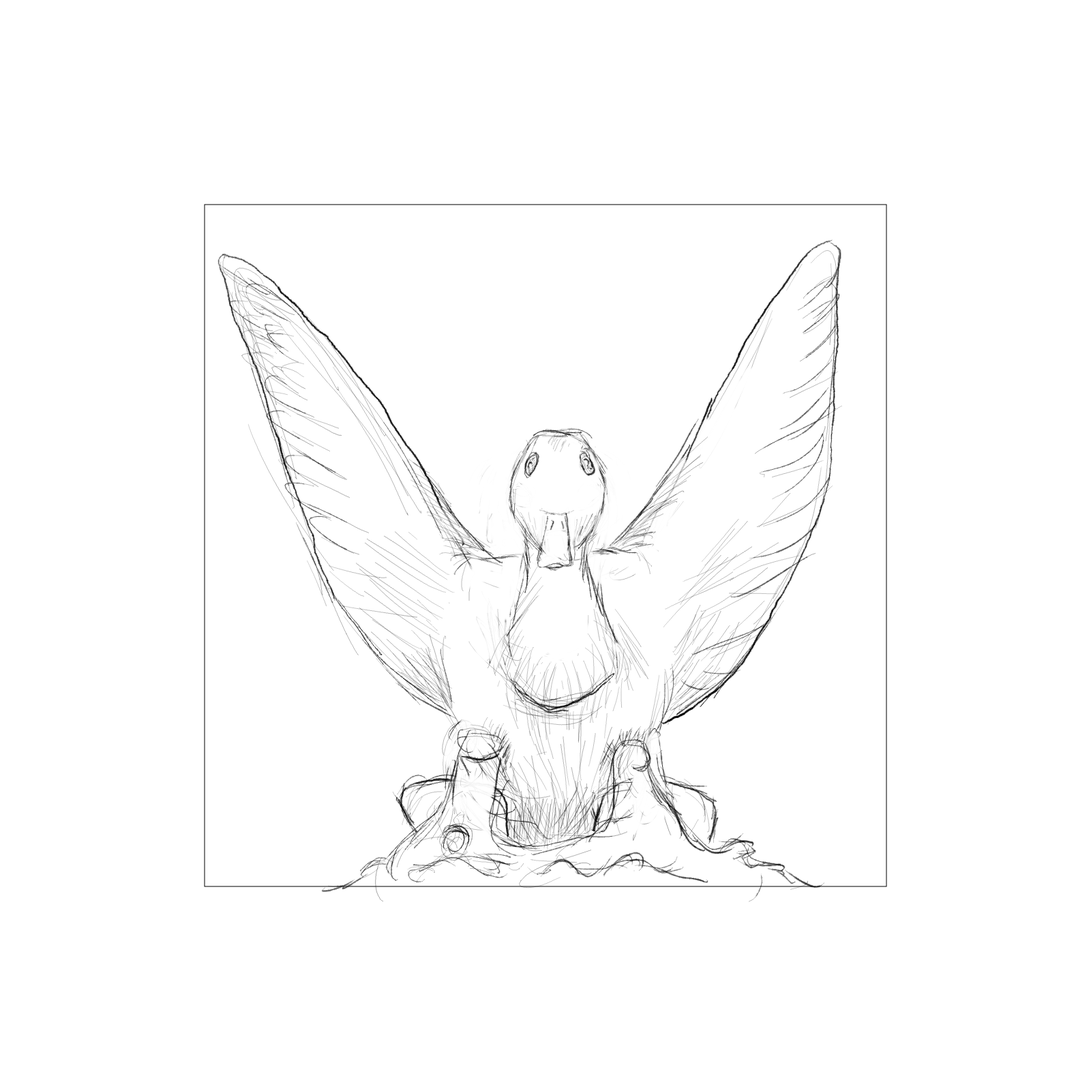
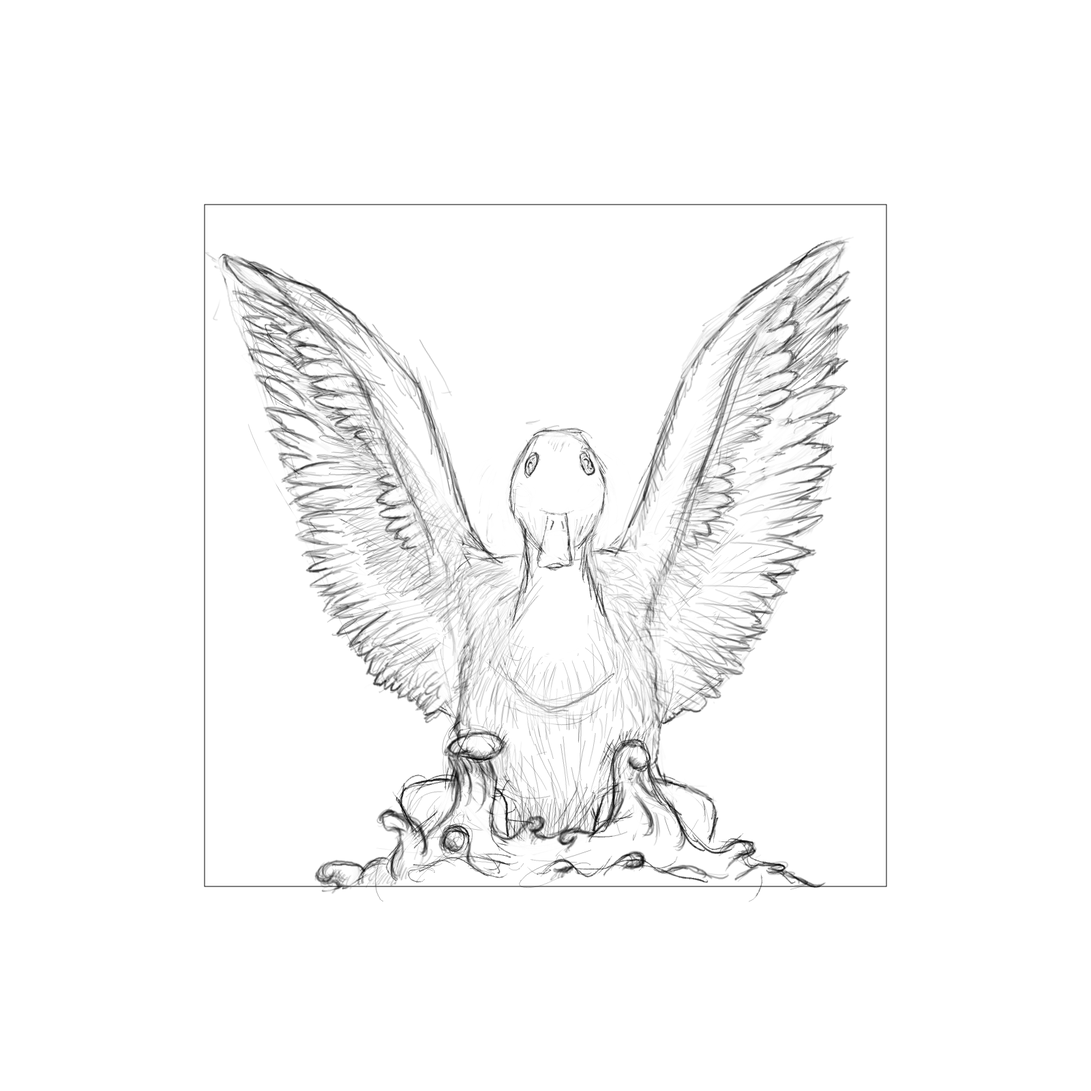
Comparing the layer stacks of the two 1091 x 1091 images. Changes:
added layer "Sketch front detail" above "Sketch front" over [204, 236, 855, 896]
hid "Sketch front" over [217, 239, 843, 896]
